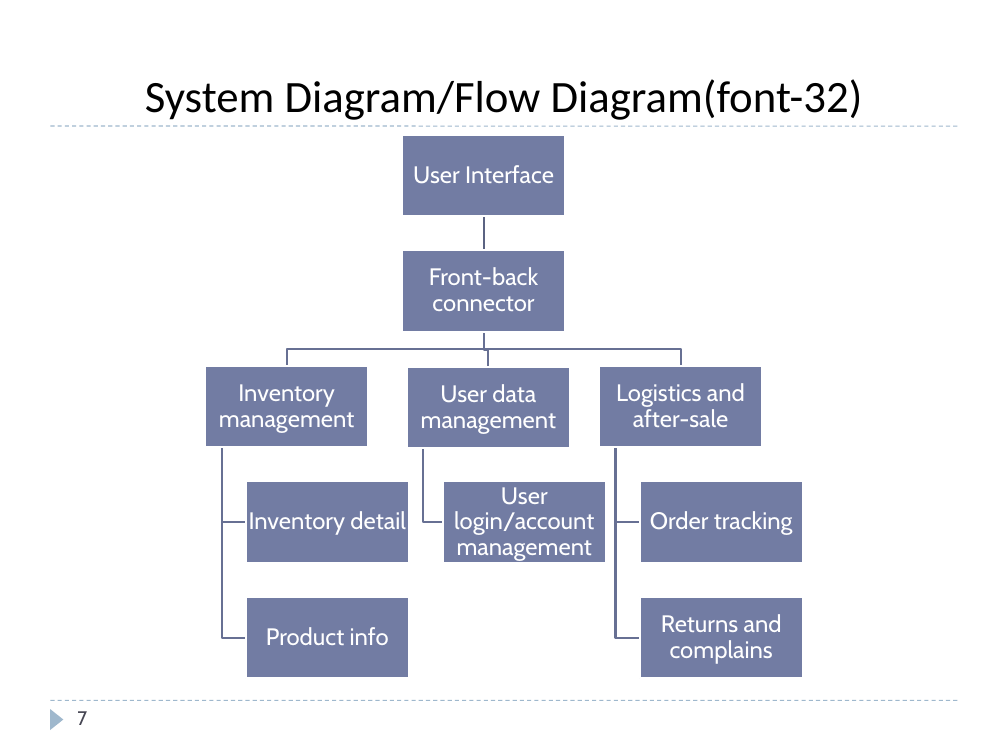
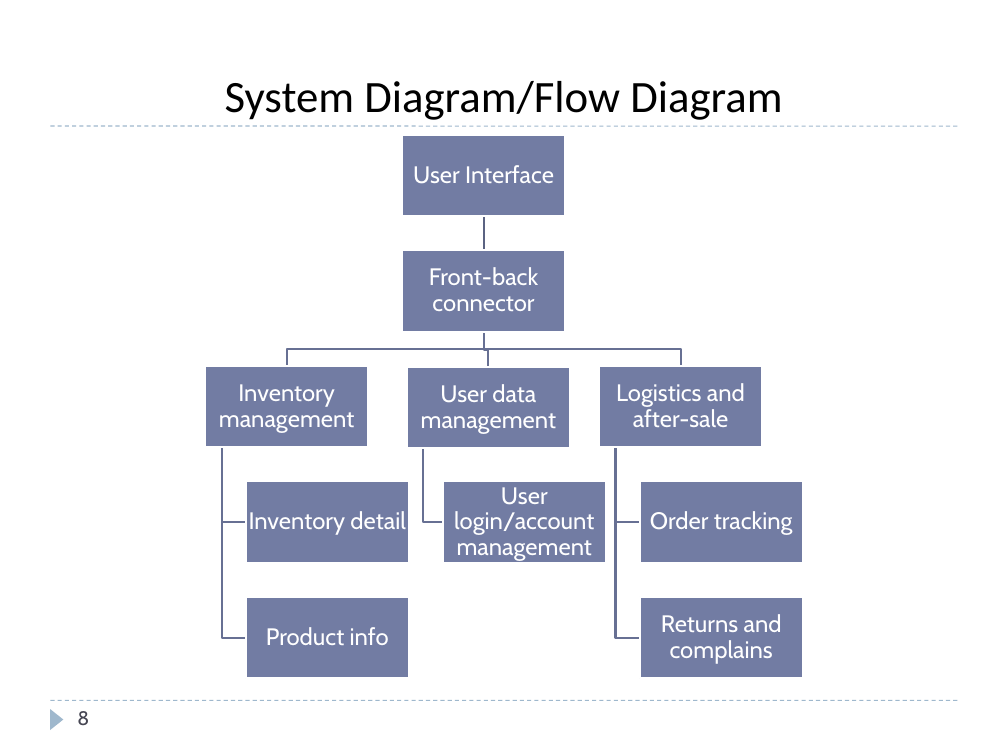
Before and after one commit to Easwer-ALU/ADP-project, a slide deck: slide 8 of ADP-PROJECT-PPT-TEMPLATE.pptx (slide 7 before the commit). Drawn at 1008x756 pixels with LibreOffice and Linux fonts; fonts in the diff are those of the drawing. Boxes give left, top, right and bottom in pixels: in the first picture for what was removed or moved away, otherwise in the second. Text is boxed around its words. In the diff, an @@ line names an element or a change of style, - is before the commit and + after.

```diff
--- a/ADP-PROJECT-PPT-TEMPLATE.pptx
+++ b/ADP-PROJECT-PPT-TEMPLATE.pptx
@@ title at box(225, 81, 782, 120): text changed @@
-System Diagram/Flow Diagram(font-32)
+System Diagram/Flow Diagram
@@ page number at box(77, 711, 89, 725): text changed @@
-7
+8
```
Also in this commit, not shown: 11 other slides changed, 2 slides added, 1 slide removed, 4 other files.
